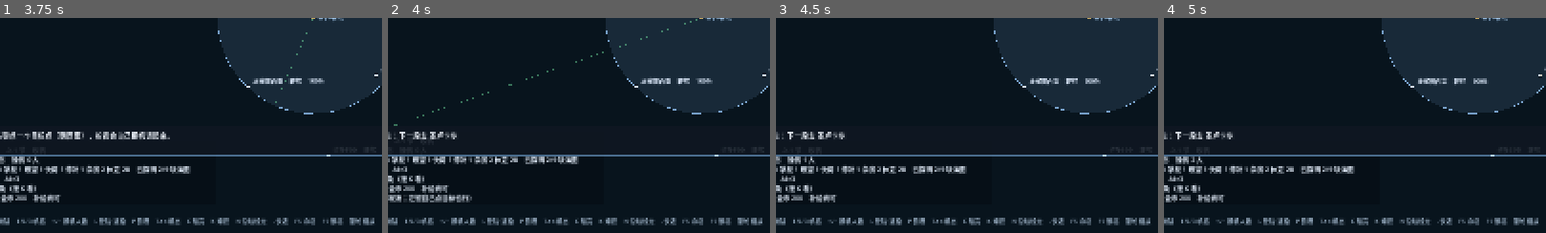
Above: before the commit, frames 1-4 (left to right).
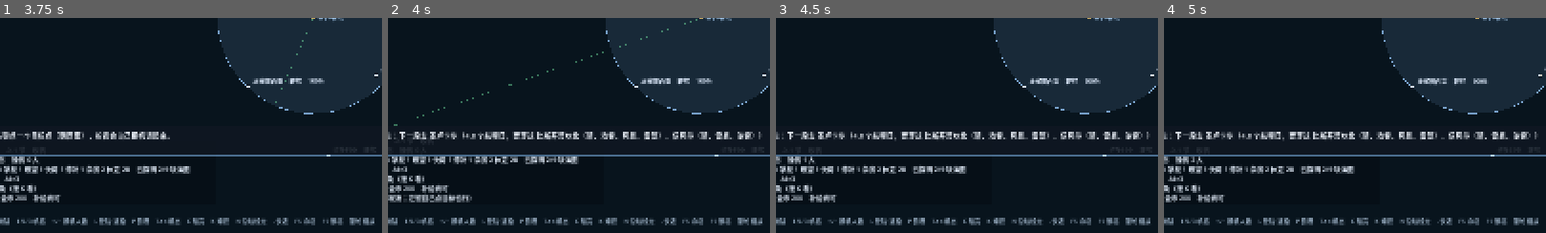
Above: after the commit, the same moments.

Repository: llllllllllllllIIIIIII/ocean-s-king
Game: Godot game, scene res://scenes/sea_debug.tscn
Two runs of this game, one before a commit and one after it. Both use one fixed random seed, a clock stepped at 60 frames per second and the inputs below.
Inputs (mouse positions are % of the whole screen's width and height, from its top left):
- Up to frame 1 (3.75 s): tap Enter at 0.5, 2 s; move the mouse to (72, 45) at 0.52 s; hold Right 0.53-1.25 s; tap N at 0.6, 2.3 s; click (72, 45) at 0.67 s; tap Space at 0.77, 1.25, 2.75 s; drag from (30, 55) to (45, 70) at 1.27 s; move the mouse to (60, 28) at 2.02 s; hold Right 2.03-2.75 s; tap 1 at 2.1 s; drag from (45, 70) to (20, 35) at 2.77 s; move the mouse to (80, 65) at 3.52 s; hold Left from 3.53 s (still down); tap 3 at 3.6 s
- Up to frame 2 (4 s): keep holding Left; tap Space at 3.77 s; tap N at 3.8 s
- Up to frame 3 (4.5 s): release Left at 4.25 s; tap Enter at 4.25 s; drag from (20, 35) to (35, 25) at 4.27 s
- Up to frame 4 (5 s): no input
The pictures show only the part of the screen within x 9-59%, y 50-100%; the shares and areas given below are measured in that part.

Frame 1 is identical in both runs. In frame 2, 1.8% of the frame differs, in the area x 19-98%, y 52-58%; in frame 3, 1.8%; in frame 4, 1.8%.

Commit message:
M8 收尾(8): 补齐 M7 欠的“航线元数据”（风险/补给/价值）
M7 卡片写着“风险/补给/价值只落了一半，M8 补”，M8 一直没补 —— 这一轮补上。

三样全部从真源推出来，不另写一份表：

· 补给（图上/真实公里、航程日、口粮、淡水）走 supply_need_for；

· 风险（这一段穿过哪些天气带、哪几带要小心）读 weather.json 的 bands；

· 价值（终点港什么好卖、什么好买）读 ports.json 的 mul。

玩家在哪里看见：港口面板底部那一条、海图上航段中点的“小心：风暴”、按 N 跟随航线时的提示。

踩到一个自己的 bug：风险一开始只看航段端点，把“渡海去巴西”中间的赤道无风带整个漏掉了；

改成沿线段每 500 米采样，并加了一条断言专门盯它。test_ports 54 → 68 项。

Diff:
--- a/data/world/atlantic/routes.json
+++ b/data/world/atlantic/routes.json
@@ -7,7 +7,8 @@
       "name": "出海口 · 顺加那利寒流南下",
       "from": "sanlucar",
       "to": "santa_cruz",
-      "text": "风从东北来，斜着切下去，一天走不到一半。"
+      "text": "风从东北来，斜着切下去，一天走不到一半。",
+      "note": "出直布罗陀就吃上信风，这一段最好走 —— 但比斯开湾的北头会刮风暴，出发前看一眼船体。"
     },
     {
       "id": "canarias_verde",
@@ -16,7 +17,8 @@
       "to": "santiago",
       "_via": "先往西绕过加那利那座岛，再掉头向南 —— 直线会从岛身上碾过去。",
       "via": [[30500, 12000]],
-      "text": "越往南风越软，正午的甲板烫得站不住人。"
+      "text": "越往南风越软，正午的甲板烫得站不住人。",
+      "note": "加那利群岛背风处风会突然变软；佛得角一带开始起雾，瞭望距离只剩一二百米。"
     },
     {
       "id": "verde_brazil",
@@ -25,7 +27,8 @@
       "to": "sao_aleixo",
       "_via": "先往北绕开绿岬岛，再顺几内亚洋流往西 —— 直线会穿过岛本身。",
       "via": [[23500, 24000]],
-      "text": "顺几内亚洋流往西 —— 这一段是谁也没写过的空白。"
+      "text": "顺几内亚洋流往西 —— 这一段是谁也没写过的空白。",
+      "note": "整条路最凶的一段：先穿赤道无风带（帆垂着，船能被晒住整整两天），再进热带海岸的雷暴。淡水按一个半份带，别指望海上补。"
     }
   ]
 }
--- a/scripts/chart_view.gd
+++ b/scripts/chart_view.gd
@@ -63,6 +63,15 @@
 		var pts := voyage.sea.route_points(r)
 		for i in range(pts.size() - 1):
 			_dashes(pts[i] * px_per_m, pts[i + 1] * px_per_m, Color(0.35, 0.27, 0.18, 0.6 * a))
+		# 这一段要穿过的"有脾气的"天气带：标在航段中点（M8 收尾的航线元数据"风险"那一半）
+		var risky := Weather.risky_bands_on(pts)
+		# 屏幕上太短的航段不标 —— 不然字会挤在港口名上（拉远了自然就看得见）
+		if not risky.is_empty() and Geom2D.path_length(pts) * px_per_m > 200.0:
+			var tags := PackedStringArray()
+			for b in risky:
+				tags.append(Weather.band_risk(b))
+			_text(Geom2D.midpoint_of_path(pts) * px_per_m + Vector2(10.0, -6.0) * _s,
+				"小心：" + "、".join(tags), Color(0.86, 0.62, 0.34, 0.9 * a), 12)
 	# ⑥ 港口与地名：只有认得名字的陆地才写名字
 	for p in world.ports():
 		var pos := Geom2D.centroid(p["shape"]) * px_per_m
--- a/scripts/geom2d.gd
+++ b/scripts/geom2d.gd
@@ -76,6 +76,30 @@
 	for i in range(pts.size() - 1):
 		best = minf(best, dist_to_segment(p, pts[i], pts[i + 1]))
 	return best
+
+
+static func path_length(pts: PackedVector2Array) -> float:
+	"""折线的总长（米）。M8 收尾：航线元数据要按"这一段多长"算天数与口粮。"""
+	var total := 0.0
+	for i in range(pts.size() - 1):
+		total += pts[i].distance_to(pts[i + 1])
+	return total
+
+
+static func midpoint_of_path(pts: PackedVector2Array) -> Vector2:
+	"""折线的中点（按弧长找）—— 海图上把"这一段的风险"标在这儿。"""
+	if pts.is_empty():
+		return Vector2.ZERO
+	if pts.size() == 1:
+		return pts[0]
+	var half := path_length(pts) * 0.5
+	var walked := 0.0
+	for i in range(pts.size() - 1):
+		var seg := pts[i].distance_to(pts[i + 1])
+		if walked + seg >= half and seg > 0.0:
+			return pts[i].lerp(pts[i + 1], (half - walked) / seg)
+		walked += seg
+	return pts[pts.size() - 1]
 
 
 static func nearest_on_polyline(p: Vector2, pts: PackedVector2Array) -> Vector2:
--- a/scripts/port_panel.gd
+++ b/scripts/port_panel.gd
@@ -7,8 +7,9 @@
 # 它**只读 Voyage 的公开入口**（port_buy / port_sell / port_repair / port_supply_bundle），
 # 自己不改任何状态 —— 玩法不藏在界面里（和帆态面板同一条规矩）。
 
-const PANEL := Vector2(980, 660)
+const PANEL := Vector2(980, 760)
 const QTY_STEPS := [1, 5, 25, 100]
+const FOOT := 116.0                  # 面板底部那一条（航段元数据 + 钱与载重）
 
 var font: Font
 var voyage: Voyage
@@ -94,7 +95,6 @@
 	_text(box.position + Vector2(560, 86), "船上：食物 %d、淡水 %d　损伤 %s" % [
 		voyage.cargo.qty("food"), voyage.cargo.qty("water"), voyage.ship.describe_damage()],
 		14, Color(0.82, 0.88, 0.95))
-
 	var y := box.position.y + 122.0
 	_text(Vector2(box.position.x + 24, y),
 		"↑↓ 选　←→ 数量 %d　B/回车 买或执行　E/R 卖　P/Esc 关" % qty(),
@@ -102,7 +102,8 @@
 	y += 22.0
 	var rs := rows()
 	for i in rs.size():
-		if y > box.position.y + box.size.y - 66.0:
+		# 底部留出 FOOT 那一条：**航段元数据**（M8 收尾补的"风险 / 价值"）在那儿
+		if y > box.position.y + box.size.y - FOOT:
 			break
 		var r: Dictionary = rs[i]
 		var sel := i == row
@@ -129,6 +130,31 @@
 				_text(Vector2(box.position.x + 540, y), "卖 %d" % sell_p, 14,
 					Color(0.7, 0.95, 0.75) if sel else col)
 		y += 26.0
+
+	# 底部：**下一段航线的元数据**（M8 收尾补的"风险 / 价值"那一半）
+	# 出发前该知道的三件事：这一段多长要几天、路上会遇上什么、到港什么好卖好买。
+	var leg := voyage.leg_info()
+	if not leg.is_empty():
+		var fy := box.position.y + box.size.y - FOOT + 28.0
+		_text(Vector2(box.position.x + 24, fy),
+			"下一段：%s　%.1f km（≈ %.0f 真实公里）　要 %.1f 个航程日" % [
+				str(leg["name"]), float(leg["map_km"]), float(leg["real_km"]),
+				float(leg["days"])],
+			14, Color(0.95, 0.86, 0.6))
+		var risk := str(leg["risk_text"])
+		var sell: Array = leg["sell"]
+		var buy: Array = leg["buy"]
+		var trade_txt := "到 %s：都是行价（没什么偏门）" % str(leg["to"])
+		if not sell.is_empty() or not buy.is_empty():
+			trade_txt = "到 %s：好卖 %s；好买 %s" % [
+				str(leg["to"]),
+				"、".join(PackedStringArray(sell)) if not sell.is_empty() else "—",
+				"、".join(PackedStringArray(buy)) if not buy.is_empty() else "—"]
+		_text(Vector2(box.position.x + 24, fy + 22.0),
+			"路上穿过：%s　｜　%s" % ["没什么脾气" if risk == "" else risk, trade_txt],
+			13, Color(0.78, 0.86, 0.95))
+		draw_string(font, Vector2(box.position.x + 24, fy + 41.0), str(leg["note"]),
+			HORIZONTAL_ALIGNMENT_LEFT, PANEL.x - 48.0, 12, Color(0.66, 0.76, 0.86))
 	if note != "":
 		_text(box.position + Vector2(24, box.size.y - 32), note, 15, Color(1.0, 0.86, 0.5))
 	else:
--- a/scripts/ports.gd
+++ b/scripts/ports.gd
@@ -80,6 +80,38 @@
 func mul_of(port: String, item: String) -> float:
 	var m: Dictionary = port_def(port).get("mul", {})
 	return float(m.get(item, 1.0))
+
+
+func best_trades(port: String, n := 2) -> Dictionary:
+	"""这个港**什么好卖、什么好买** —— 直接从 `ports.json` 的 `mul` 推，不另写一份。
+
+	`mul` 是地区系数：2.2 的货在这儿卖得起价（好卖），0.6 的在这儿便宜（好买）。
+	M7 卡片把"航线元数据（风险/补给/价值）"留给 M8；补给在 `Voyage.supply_need_for`，
+	这里是**价值**那一半 —— 出发前就能知道"这一趟带什么去、带什么回来"。
+	"""
+	var goods := []
+	for item in trades(port):
+		goods.append([float(mul_of(port, item)), str(item)])
+	if goods.is_empty():
+		return {"sell": [], "buy": []}
+	goods.sort_custom(func(a, b): return a[0] > b[0])
+	var sell := []
+	for i in mini(n, goods.size()):
+		if goods[i][0] > 1.0:
+			sell.append(str(goods[i][1]))
+	goods.sort_custom(func(a, b): return a[0] < b[0])
+	var buy := []
+	for i in mini(n, goods.size()):
+		if goods[i][0] < 1.0:
+			buy.append(str(goods[i][1]))
+	return {"sell": sell, "buy": buy}
+
+
+static func item_name(id: String) -> String:
+	for it in Cargo.defs_data().get("items", []):
+		if str(it.get("id", "")) == id:
+			return str(it.get("name", id))
+	return id
 
 
 func unit_price(port: String, item: String) -> float:
--- a/scripts/voyage.gd
+++ b/scripts/voyage.gd
@@ -271,7 +271,25 @@
 	route_waypoints = route_waypoints.slice(best)
 	following_route = true
 	orders.set_target_point(route_waypoints[0] as Vector2)
-	return "沿航线走：下一段去 %s" % _route_leg_name()
+	# 顺手把这一段的"要几天 / 路上有什么"告诉玩家（M8 收尾的航线元数据）
+	var info := leg_info(_route_of_next())
+	var extra := ""
+	if not info.is_empty():
+		extra = "（%.1f 个航程日%s）" % [float(info["days"]),
+			"" if str(info["risk_text"]) == "" else "，要穿过 " + str(info["risk_text"])]
+	return "沿航线走：下一段去 %s%s" % [_route_leg_name(), extra]
+
+
+func _route_of_next() -> Dictionary:
+	"""接下来要走的那一段航线数据（给 `N` 的提示用）。"""
+	var want := next_port_id()
+	for r in sea.routes():
+		if str(r.get("to", "")) == want:
+			return r
+	for r in sea.routes():
+		if str(r.get("from", "")) == want:
+			return r
+	return {}
 
 
 func stop_route_follow() -> String:
@@ -358,6 +376,85 @@
 		if str(p.get("id", "")) == next_port_id():
 			return Geom2D.centroid(p["shape"])
 	return sea.port_pos()
+
+
+func next_leg() -> Dictionary:
+	"""下一段要走的航线数据。
+
+	靠港时看"从这儿出去的那一段"（那是真的下一段）；在海上时看"通向最近那个港的那一段"。
+	"""
+	var routes := sea.routes()
+	if docked_port != "":
+		for r in routes:
+			if str(r.get("from", "")) == docked_port:
+				return r
+	var want := next_port_id()
+	for r in routes:
+		if str(r.get("to", "")) == want:
+			return r
+	for r in routes:
+		if str(r.get("from", "")) == want:
+			return r
+	return {}
+
+
+func leg_info(route := {}) -> Dictionary:
+	"""一段航线的"出发前清单"：多远、几天口粮、路上穿过什么天气带、到港什么值得买卖。
+
+	M7 的卡片把"航线元数据（风险/补给/价值）"留给了 M8，这一半在这里补齐：
+	  · **补给** —— 图上距离 / 真实公里 / 航程日 / 口粮 / 淡水（`supply_need_for`，早就有）
+	  · **风险** —— 这一段穿过哪些天气带、哪些带要小心（从 `weather.json` 的 `bands` 现推）
+	  · **价值** —— 终点港什么好卖、什么好买（从 `ports.json` 的 `mul` 现推）
+
+	三样都是**推出来的**，不另写一份表 —— 玩家看到的就是他真会遇上的那份数据。
+	"""
+	if route.is_empty():
+		route = next_leg()
+	if route.is_empty():
+		return {}
+	var pts := sea.route_points(route)
+	var dist := Geom2D.path_length(pts)
+	var need := supply_need_for(dist)
+	var risky := Weather.risky_bands_on(pts)
+	var to_id := str(route.get("to", ""))
+	var trade: Dictionary = ports.best_trades(to_id) if to_id != "" else {"sell": [], "buy": []}
+	return {
+		"id": str(route.get("id", "")),
+		"name": str(route.get("name", "")),
+		"from": _port_display(str(route.get("from", ""))),
+		"to": _port_display(to_id),
+		"map_km": dist / 1000.0,
+		"real_km": dist / 1000.0 * sea.real_time_scale(),
+		"days": float(need["days"]),
+		"food": int(need["food"]),
+		"water": int(need["water"]),
+		"risky": risky,
+		"risk_text": _bands_display(risky),
+		"sell": _item_names(trade["sell"]),
+		"buy": _item_names(trade["buy"]),
+		"note": str(route.get("note", route.get("text", ""))),
+	}
+
+
+func _port_display(id: String) -> String:
+	for p in sea.ports():
+		if str(p.get("id", "")) == id:
+			return str(p.get("name", id))
+	return id
+
+
+func _bands_display(bands: Array) -> String:
+	var parts := PackedStringArray()
+	for b in bands:
+		parts.append(Weather.band_states_text(b))
+	return "、".join(parts)
+
+
+func _item_names(ids: Array) -> Array:
+	var out := []
+	for id in ids:
+		out.append(Ports.item_name(str(id)))
+	return out
 
 
 func _consume_supplies(delta: float) -> void:
--- a/scripts/weather.gd
+++ b/scripts/weather.gd
@@ -73,6 +73,98 @@
 	return {}
 
 
+# ------------------------------------------------------------ 航线元数据（M8 收尾）
+#
+# M7 的卡片把"航线元数据（风险/补给/价值）"留给了 M8。补给那一半早就有了
+# （`Voyage.supply_need_for`）；这里补的是**风险**那一半：一段航线会穿过哪些天气带。
+# 全部从 `weather.json` 的 `bands` 现推，不另写一份"风险表" ——
+# 数值只有一个真源，而且玩家看到的与真的会遇上的**是同一份数据**。
+
+static func band_at_pos(pos: Vector2) -> Dictionary:
+	"""静态版 `band_at`：给"出发前算这一段路上有什么"用（不需要 Weather 实例）。"""
+	for b in defs_data().get("bands", []):
+		if pos.y <= float(b.get("y_max", 99999.0)):
+			return b
+	return {}
+
+
+static func bands_on(points: PackedVector2Array, step_m := 500.0) -> Array:
+	"""这一段航线穿过哪些天气带（按先后去重）。
+
+	必须**沿线段采样**，不能只看端点：天气带是按 y 分的，而一段航线的两个端点
+	可能一个在信风带、一个在热带海岸，中间整条赤道无风带就藏在中间。
+	（实测踩过：只看端点时"渡海去巴西"这一段报的是"信风带、热带海岸"，
+	把真正把船晒住的那条无风带漏掉了 —— 而它恰恰是最该告诉玩家的。）
+	"""
+	var out := []
+	var seen := {}
+	if points.size() == 1:
+		_push_band(out, seen, points[0])
+	for i in range(points.size() - 1):
+		var a := points[i]
+		var b := points[i + 1]
+		var steps := maxi(1, int(ceil(a.distance_to(b) / maxf(1.0, step_m))))
+		for k in range(steps + 1):
+			_push_band(out, seen, a.lerp(b, float(k) / float(steps)))
+	return out
+
+
+static func _push_band(out: Array, seen: Dictionary, p: Vector2) -> void:
+	var band := band_at_pos(p)
+	var id := str(band.get("id", ""))
+	if id == "" or seen.has(id):
+		return
+	seen[id] = true
+	out.append(band)
+
+
+static func band_states_text(band: Dictionary) -> String:
+	"""一个带里可能出现哪几种天气：`比斯开湾以北（晴、雾、风暴）`。"""
+	var band_name := str(band.get("name", "?"))
+	var names := PackedStringArray()
+	var seen := {}
+	for sid in band.get("states", []):
+		var id := str(sid)
+		if seen.has(id):
+			continue
+		seen[id] = true
+		var nm := state_display(id)
+		# 带名里已经说过的就不重复（"赤道无风带"里不必再写一遍"无风带"）
+		if band_name.find(nm) >= 0:
+			continue
+		names.append(nm)
+	if names.is_empty():
+		return band_name
+	return "%s（%s）" % [band_name, "、".join(names)]
+
+
+static func state_display(id: String) -> String:
+	"""某个天气 id 的中文名（`state_name()` 是**当前天气**的名字，别重名）。"""
+	for s in defs_data().get("states", []):
+		if str(s.get("id", "")) == id:
+			return str(s.get("name", id))
+	return id
+
+
+static func band_risk(band: Dictionary) -> String:
+	"""这一带算不算"要小心"：会刮风暴或会无风停船的都算。"""
+	var states: Array = band.get("states", [])
+	if states.has("storm") or states.has("squall"):
+		return "风暴"
+	if states.has("calm"):
+		return "无风"
+	return ""
+
+
+static func risky_bands_on(points: PackedVector2Array) -> Array:
+	"""这一段路上"要小心"的那些带（海图上就标它们）。"""
+	var out := []
+	for b in bands_on(points):
+		if band_risk(b) != "":
+			out.append(b)
+	return out
+
+
 # ------------------------------------------------------------ 推进
 
 func step(delta: float, pos: Vector2) -> void:
--- /dev/null
+++ b/tests/_sweep_stall.gd
@@ -0,0 +1,73 @@
+extends SceneTree
+
+# 一次性诊断（**不是常驻通道**）：把"进不了终点港"这件事拆开看。
+#
+# 每一行打的是同一条决策链上的量：
+#   离终点 / 船速 / 真风 / **船实际收到的风**（真风 × 背风 × 天气）/ 风来向
+#   目标方位 / 艏向 / 真风角(TWA) / 航海官选的航法 / 天气
+
+const GEO := "res://data/world/atlantic/geography.json"
+const DT := 0.5
+const HOUR := 3600.0
+const MAX_HOURS := 25.0
+
+
+func _initialize() -> void:
+	print("=== 情形 A：照原样的天气（会撞上无风带），只跑到第 12 小时 ===")
+	_case("A", false, Vector2.ZERO, 12.0)
+	print("=== 情形 B：天气按成晴天（隔离「无风带」这个变量）===")
+	_case("B", true, Vector2.ZERO, MAX_HOURS)
+	print("=== 情形 C：把船直接摆到卡住的位置，看航海官在下什么命令 ===")
+	_case("C", false, Vector2(8559.0, 34420.0), 3.0)
+	quit(0)
+
+
+func _case(label: String, force_clear: bool, at: Vector2, max_hours: float) -> void:
+	var v := Voyage.new()
+	v.setup(GEO)
+	var goal := v.default_destination()
+	if at != Vector2.ZERO:
+		# 摆到实测卡住的地方，直接对着终点下目标点（不走航线跟随）
+		v.ship.set_pose(at, 80.0)
+		v.ship.step(0.0, v.wind.velocity_world())
+		v.orders.set_target_point(goal)
+	else:
+		v.start_route_follow()
+	print("终点港 %s  起航位置 %s  强制晴天 = %s" % [
+		str(goal), str(v.ship.position_m()), str(force_clear)])
+	print("时间  离终点km  船速kn  真风  实收风  目标方位  艏向  命令艏向  TWA  航法        天气")
+	var t := 0.0
+	var hours := 0.0
+	while hours < max_hours:
+		# `force(id, hours)` 是给测试与剧情用的（docs/13 M7 卡片）
+		if force_clear:
+			v.weather.force("clear", 2.0)
+		v.tick(DT)
+		t += DT
+		hours = t / HOUR
+		# 情形 C 只有三个小时，改成每 10 分钟一行
+		if fmod(t, HOUR if max_hours > 12.0 else 600.0) < DT:
+			_row(v, hours, goal)
+		if v.ship.position_m().distance_to(goal) < 300.0:
+			print(">>> [%s] 第 %.1f 小时进港（离终点 %.0f m）" % [
+				label, hours, v.ship.position_m().distance_to(goal)])
+			break
+	if v.ship.position_m().distance_to(goal) >= 300.0:
+		print(">>> [%s] %.1f 小时里没进去，停在离终点 %.2f km、%.2f 节" % [
+			label, hours, v.ship.position_m().distance_to(goal) / 1000.0, v.ship.speed_kn()])
+
+
+func _row(v: Voyage, hours: float, goal: Vector2) -> void:
+	var pos := v.ship.position_m()
+	var felt := wind_felt(v, pos)
+	var bearing := rad_to_deg((goal - pos).angle())
+	var heading := v.ship.heading_deg()
+	print("%5.2f  %7.2f  %6.2f  %5.1f  %6.2f  %8.0f  %5.0f  %8.0f  %4.0f  %-10s  %s" % [
+		hours, pos.distance_to(goal) / 1000.0, v.ship.speed_kn(),
+		v.wind.tws_ms, felt, fposmod(bearing, 360.0),
+		fposmod(heading, 360.0), fposmod(v.nav.target_heading_deg, 360.0), v.ship.twa_deg(),
+		v.nav.method_name(), v.weather.state_id])
+
+
+func wind_felt(v: Voyage, pos: Vector2) -> float:
+	return (v.wind.velocity_world() * v.sea.lee_factor(pos) * v.weather.wind_mult()).length()
--- a/tests/test_ports.gd
+++ b/tests/test_ports.gd
@@ -22,6 +22,7 @@
 	_test_supply_bundle()
 	_test_damage_slows_you_down()
 	_test_save()
+	_test_route_metadata()
 	_finish()
 
 
@@ -249,6 +250,78 @@
 
 # ---------------------------------------------------------------- 断言框架
 
+# ------------------------------------------------- 7 航段元数据（风险 / 补给 / 价值）
+
+func _test_route_metadata() -> void:
+	"""M7 卡片把"航线元数据（风险/补给/价值）"留给了 M8 —— 这一节就是它的验收。
+
+	三样都必须**从真源推出来**：补给来自距离（`supply_need_for`）、风险来自
+	`weather.json` 的天气带、价值来自 `ports.json` 的 `mul`。玩家看到的与真的会
+	遇上的必须是同一份数据 —— 所以这里不比字符串，比**数**。
+	"""
+	var v := _v()
+	_check(v.sea.routes().size() == 3, "三条航段（%d）" % v.sea.routes().size())
+
+	var sanlucar_leg := v.leg_info({"id": "probe", "from": "sanlucar", "to": "santa_cruz"})
+	_check(not sanlucar_leg.is_empty(), "第一条航段的元数据拿得到")
+	if sanlucar_leg.is_empty():
+		return
+	# ① 补给：图上距离 × 压缩系数 = 真实公里；天数与口粮按真实公里算
+	_check(float(sanlucar_leg["map_km"]) > 1.0, "算得出图上距离（%.1f km）" % float(sanlucar_leg["map_km"]))
+	var ratio := float(sanlucar_leg["real_km"]) / float(sanlucar_leg["map_km"])
+	_check(is_equal_approx(ratio, v.sea.real_time_scale()),
+		"真实公里 = 图上公里 × 压缩系数（%.0f 倍）" % ratio)
+	var need := v.supply_need_for(Geom2D.path_length(v.sea.route_points(
+		{"id": "probe", "from": "sanlucar", "to": "santa_cruz"})))
+	_check(is_equal_approx(float(sanlucar_leg["days"]), float(need["days"]))
+		and int(sanlucar_leg["food"]) == int(need["food"]),
+		"航程日与口粮跟 supply_need_for 是同一个数（%.1f 天 / %d 份）" % [
+			float(sanlucar_leg["days"]), int(sanlucar_leg["food"])])
+	_check(float(sanlucar_leg["days"]) > 0.0 and int(sanlucar_leg["water"]) > 0,
+		"口粮与淡水都算得出来（水 %d 桶）" % int(sanlucar_leg["water"]))
+
+	# ② 风险：穿过哪些天气带 —— 直接对着 weather.json 的带子核
+	var brazil_leg := v.leg_info({"id": "probe", "from": "santiago", "to": "sao_aleixo"})
+	var risky: Array = brazil_leg["risky"]
+	var names := PackedStringArray()
+	for b in risky:
+		names.append(str(b.get("name", "")))
+	var joined := "、".join(names)
+	_check(joined.find("无风带") >= 0,
+		"渡海去巴西这一段会穿过赤道无风带（%s）-- 这正是实测里把船晒住的那一带" % joined)
+	_check(str(brazil_leg["risk_text"]).find("无风") >= 0
+		and str(brazil_leg["risk_text"]).find("风暴") >= 0,
+		"风险话术里既说了无风也说了风暴（%s）" % str(brazil_leg["risk_text"]))
+
+	# ③ 价值：好卖/好买是从 ports.json 的 mul 推出来的，得跟 mul 对得上
+	var best: Dictionary = v.ports.best_trades("sao_aleixo", 2)
+	_check((best["sell"] as Array).size() > 0 and (best["buy"] as Array).size() > 0,
+		"巴西港既列得出好卖的也列得出好买的（卖 %s / 买 %s）" % [
+			str(best["sell"]), str(best["buy"])])
+	var sell_ids: Array = best["sell"]
+	if not sell_ids.is_empty():
+		_check(v.ports.mul_of("sao_aleixo", str(sell_ids[0])) > 1.0,
+			"排第一的'好卖'确实有溢价（%s × %.1f）" % [
+				str(sell_ids[0]), v.ports.mul_of("sao_aleixo", str(sell_ids[0]))])
+	# 好卖的都是这个港出价高的（反过来：出价高的不一定全被列出来，但列出来的必须高）
+	var bad := 0
+	for item in sell_ids:
+		if v.ports.mul_of("sao_aleixo", str(item)) <= 1.0:
+			bad += 1
+	_check(bad == 0, "列出来的'好卖'没有一个是溢价的（%d 个不对）" % bad)
+
+	# ④ 靠港时面板拿到的就是"从这儿出去的下一段"
+	_dock(v)
+	var here := v.leg_info()
+	_check(str(here.get("id", "")) == "sanlucar_canarias",
+		"在圣卢卡尔靠港时，下一段是出海口那一段（%s）" % str(here.get("id", "")))
+	_check(str(here.get("to", "")) == "圣克鲁斯" or str(here.get("to", "")) != "",
+		"下一段的终点港有名字（%s）" % str(here.get("to", "")))
+	_check(str(here.get("note", "")) != "", "每一段都有一句忠告（%s）" % str(here.get("note", "")).substr(0, 12))
+
+
+# ---------------------------------------------------------------- 断言框架
+
 func _check(ok: bool, msg: String) -> void:
 	_checks += 1
 	if ok:
Not shown, changed: docs/06-测试与验收.md
Not shown, changed: docs/07-交接.md
Not shown, changed: docs/13-v0.5开发计划.md
Not shown, changed: docs/20-自然环境与事件池.md
Not shown, changed: docs/21-结算音频与交付.md
